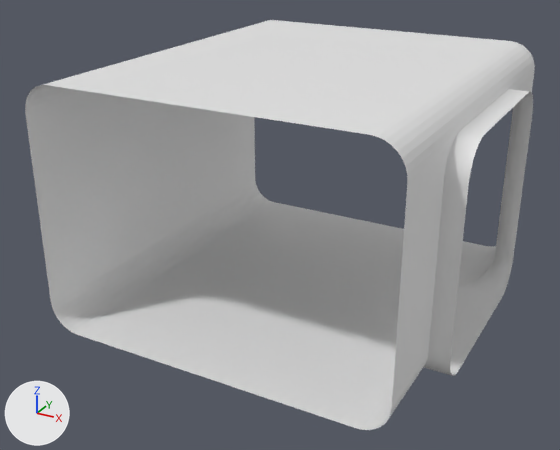
Renders of the Blender file BlenderFiles/hallwaySection_roomEntry_004.blend from each side of a commit.
The view is the same before and after, from a 50 mm lens placed at (1.45, -8.83, 4.19), pointed at (-2.12, -2.33, 0.93). The lights are fixed; the arrows at lower left show +X, +Y and +Z.

Names of what the first picture shows: 'hallwaySection_roomEntry'.
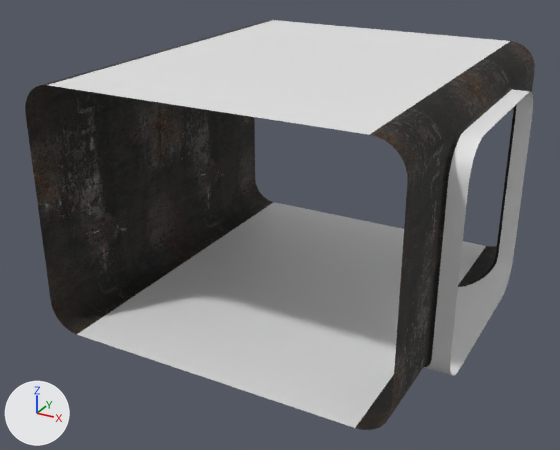
Pixel boxes [x1, y1, x2, y2] of what changed, in the pictures (560 x 450 px):
'hallwaySection_roomEntry', surface changed, reshaped (grey to black): [25, 20, 535, 430] in both
part 1 of me_cube_002, built on: before [355, 66, 535, 430]; after [77, 66, 535, 430]

Edits to the bpy script that builds the scene:
```text
Add img_roughness_2k__tj4kedvcw_jpg:
    img_roughness_2k__tj4kedvcw_jpg = load_image('Roughness_2K__tj4kedvcw.jpg', '../Quixel/Rusty Metal Sheet_tj4kedvcw/Roughness_2K__tj4kedvcw.jpg', 2048, 2048, 'Non-Color')
Add img_albedo_2k__tj4kedvcw_jpg:
    img_albedo_2k__tj4kedvcw_jpg = load_image('Albedo_2K__tj4kedvcw.jpg', '../Quixel/Rusty Metal Sheet_tj4kedvcw/Albedo_2K__tj4kedvcw.jpg', 2048, 2048, 'sRGB')
Change mat_walls:
    remove # nodes: BsdfPrincipled, OutputMaterial
    nodes: BsdfPrincipled, Mapping, OutputMaterial, TexCoord, TexImage x2
    uses the picture img_albedo_2k__tj4kedvcw_jpg
    uses the picture img_roughness_2k__tj4kedvcw_jpg
Add mat_doorentry:
    mat_doorentry = principled_material('DoorEntry')
    mat_doorentry.base_color = (0.8, 0.8, 0.8)  # white #e7e7e7
Change me_cube_002:
    used by ob_hallwaysection_roomentry; location = (0.0, 0.0, 0.0)
    remove me_cube_002.from_pydata(...)  # 174 vertices, 84 faces; spans x -3.8..0.0, y -4.0..0.0, z 0.1..2.6
    add me_cube_002.from_pydata(...)  # 444 vertices, 349 faces; spans x -3.8..0.0, y -4.0..0.0, z 0.1..2.6
    me_cube_002 part 1: 52 vertices removed from x -0.44..-0.2, y -3.12..-0.87, z 0.11..2.35; 322 vertices added at x -0.5..-0.16, y -3.16..-0.84, z 0.1..2.38
    add me_cube_002.materials.append(mat_doorentry)  # white #e7e7e7
```
